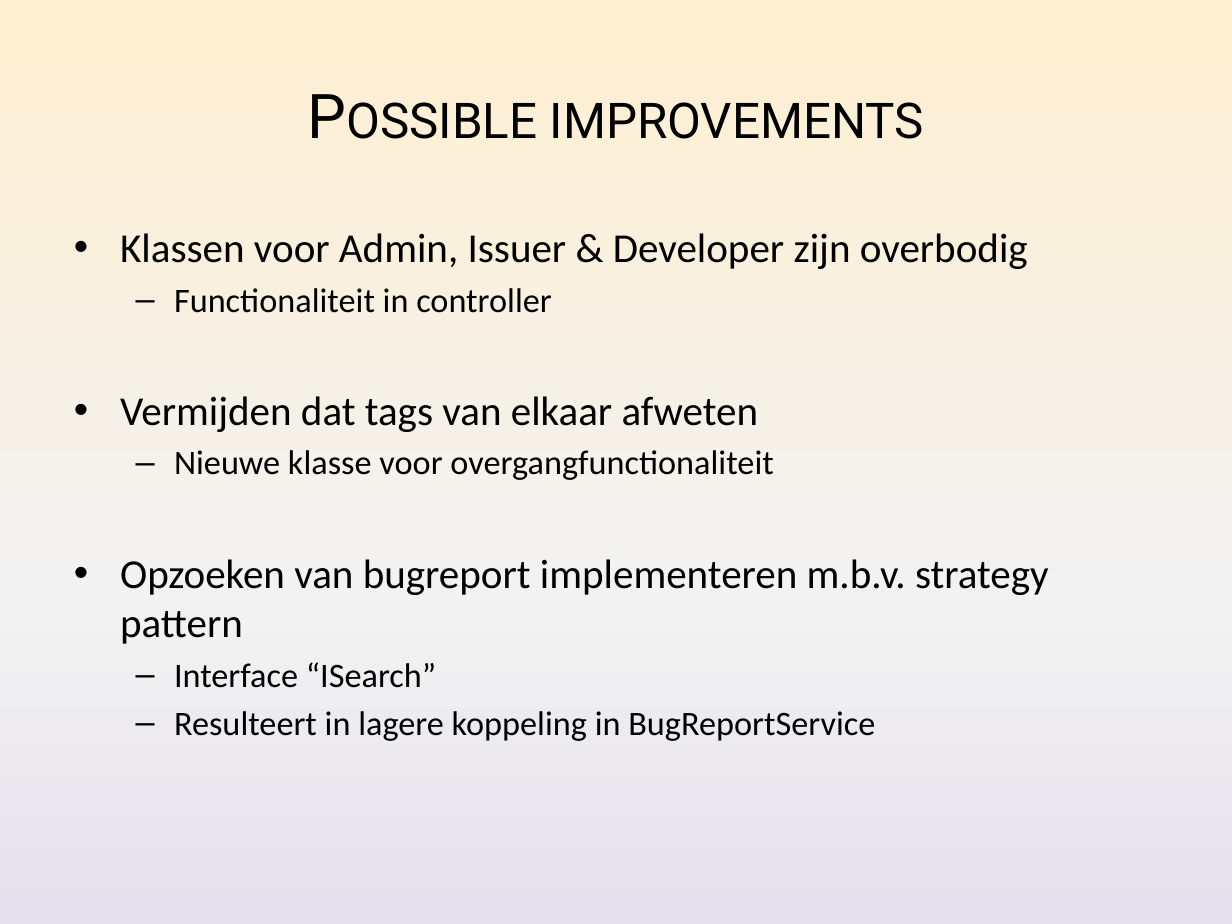
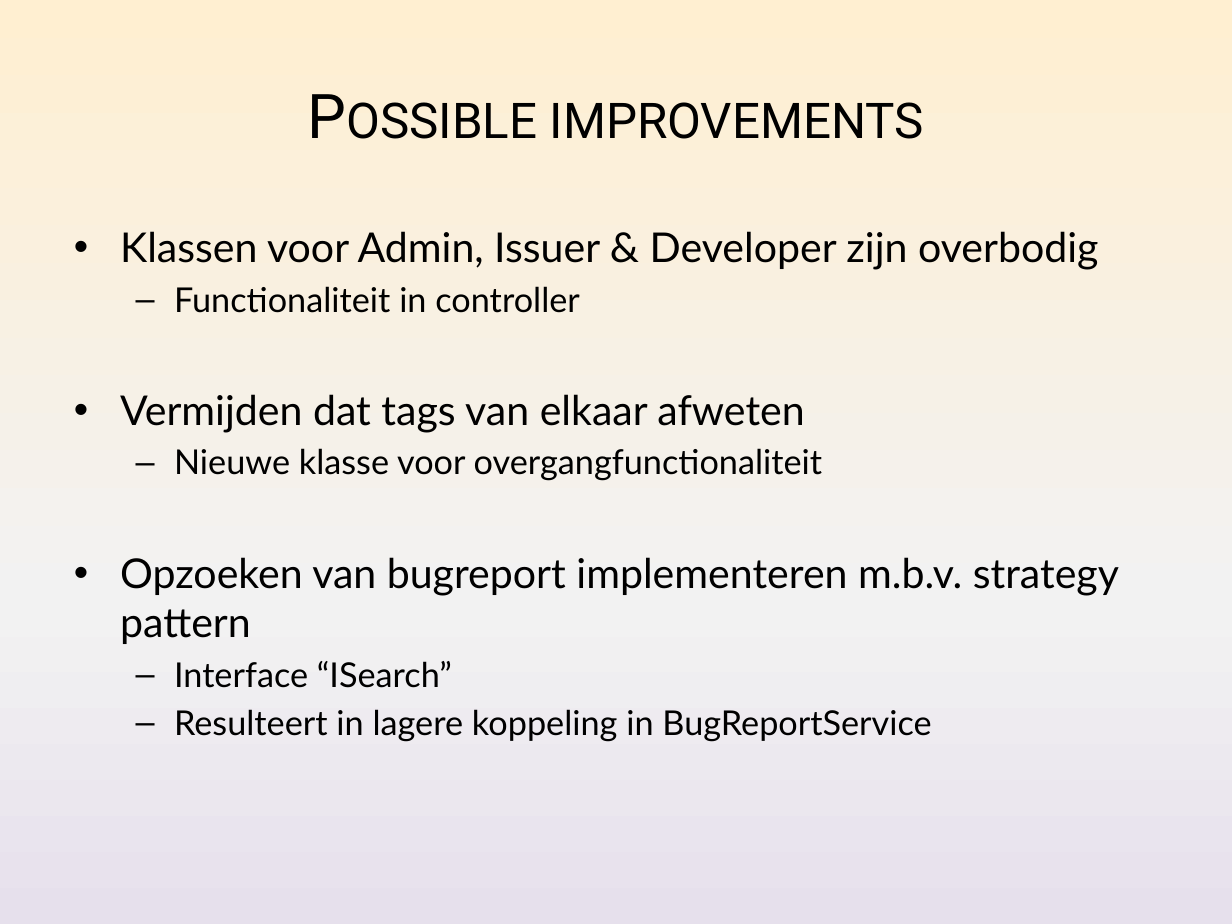
Before and after one commit to Nickelium/Software-Development, a slide deck: slide 13 of presentatie/SWOP Presentatie Inhoud.pptx (slide 14 before the commit). Drawn at 1232x924 pixels with LibreOffice and Linux fonts; fonts in the diff are those of the drawing. Boxes give left, top, right and bottom in pixels: in the first picture for what was removed or moved away, otherwise in the second. Text is boxed around its words. In the diff, an @@ line names an element or a change of style, - is before the commit and + after.

```diff
--- a/presentatie/SWOP Presentatie Inhoud.pptx
+++ b/presentatie/SWOP Presentatie Inhoud.pptx
@@ text "Klassen voor Admin, Issuer & ..." at box(120, 231, 1119, 741): font Calibri to Lato @@
```
Also in this commit, not shown: 10 other slides changed, 1 slide removed.
